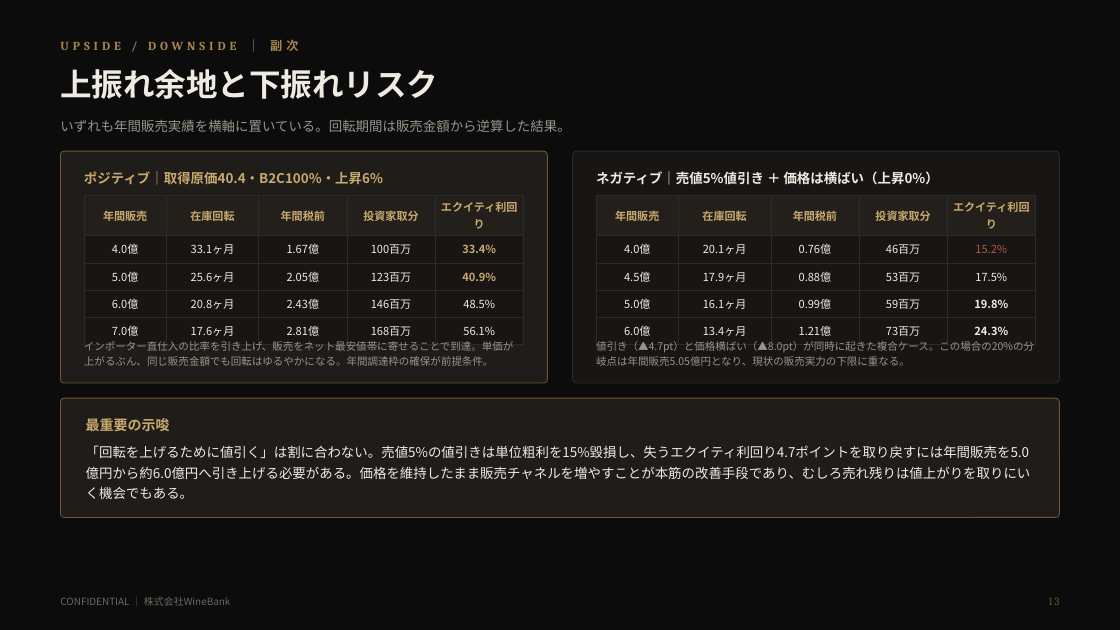
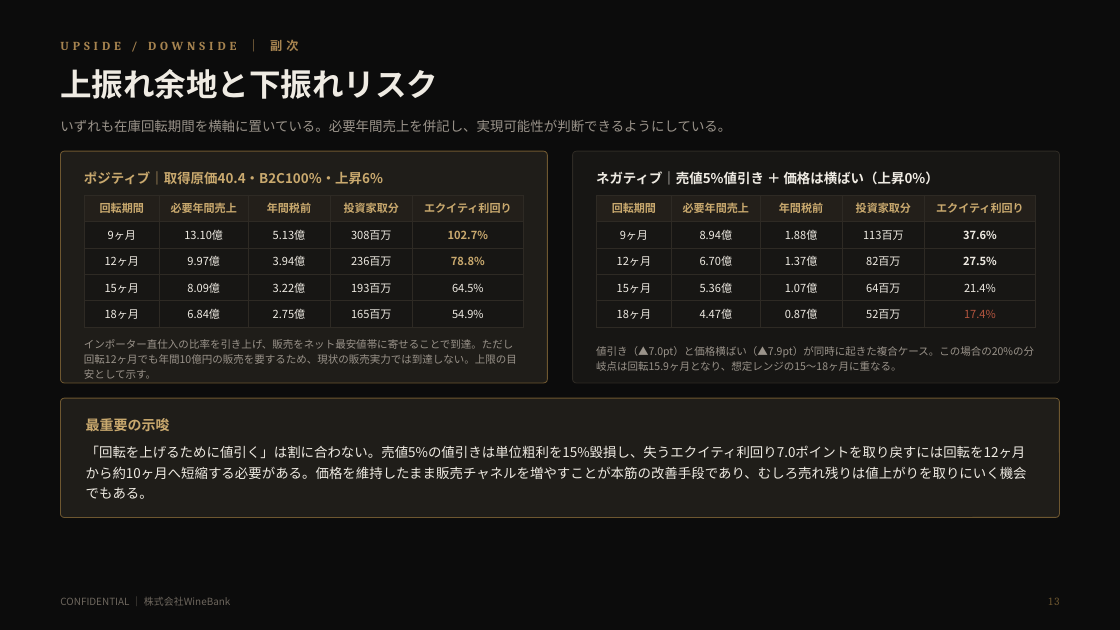
Before and after one commit to nakano-winebank/wine-auction, a slide deck: slide 14 of docs/wine-fund/WineBank_ワインファンドSPC組成提案_5億_20260811.pptx. Drawn at 1120x630 pixels with LibreOffice and Linux fonts; fonts in the diff are those of the drawing. Boxes give left, top, right and bottom in pixels: in the first picture for what was removed or moved away, otherwise in the second. Text is boxed around its words. In the diff, an @@ line names an element or a change of style, - is before the commit and + after.

```diff
--- a/docs/wine-fund/WineBank_ワインファンドSPC組成提案_5億_20260811.pptx
+++ b/docs/wine-fund/WineBank_ワインファンドSPC組成提案_5億_20260811.pptx
@@ text at (x1=60, y1=120, x2=731, y2=132): text changed @@
-いずれも年間販売実績を横軸に置いている。回転期間は販売金額から逆算した結果。
+いずれも在庫回転期間を横軸に置いている。必要年間売上を併記し、実現可能性が判断できるようにしている。
@@ table at (x1=84, y1=195, x2=523, y2=323) @@
-row 1, column 1: 年間販売
+row 1, column 1: 回転期間
-row 1, column 2: 在庫回転
+row 1, column 2: 必要年間売上
-row 2: 4.0億 | 33.1ヶ月 | 1.67億 | 100百万 | 33.4%
+row 2: 9ヶ月 | 13.10億 | 5.13億 | 308百万 | 102.7%
-row 3: 5.0億 | 25.6ヶ月 | 2.05億 | 123百万 | 40.9%
+row 3: 12ヶ月 | 9.97億 | 3.94億 | 236百万 | 78.8%
-row 4: 6.0億 | 20.8ヶ月 | 2.43億 | 146百万 | 48.5%
+row 4: 15ヶ月 | 8.09億 | 3.22億 | 193百万 | 64.5%
-row 5: 7.0億 | 17.6ヶ月 | 2.81億 | 168百万 | 56.1%
+row 5: 18ヶ月 | 6.84億 | 2.75億 | 165百万 | 54.9%
@@ table at (x1=597, y1=195, x2=1036, y2=323) @@
-row 1, column 1: 年間販売
+row 1, column 1: 回転期間
-row 1, column 2: 在庫回転
+row 1, column 2: 必要年間売上
-row 2: 4.0億 | 20.1ヶ月 | 0.76億 | 46百万 | 15.2%
+row 2: 9ヶ月 | 8.94億 | 1.88億 | 113百万 | 37.6%
-row 3: 4.5億 | 17.9ヶ月 | 0.88億 | 53百万 | 17.5%
+row 3: 12ヶ月 | 6.70億 | 1.37億 | 82百万 | 27.5%
-row 4: 5.0億 | 16.1ヶ月 | 0.99億 | 59百万 | 19.8%
+row 4: 15ヶ月 | 5.36億 | 1.07億 | 64百万 | 21.4%
-row 5: 6.0億 | 13.4ヶ月 | 1.21億 | 73百万 | 24.3%
+row 5: 18ヶ月 | 4.47億 | 0.87億 | 52百万 | 17.4%
@@ text at (x1=84, y1=339, x2=517, y2=379): text changed @@
-インポーター直仕入の比率を引き上げ、販売をネット最安値帯に寄せることで到達。単価が上がるぶん、同じ販売金額でも回転はゆるやかになる。年間調達枠の確保が前提条件。
+インポーター直仕入の比率を引き上げ、販売をネット最安値帯に寄せることで到達。ただし回転12ヶ月でも年間10億円の販売を要するため、現状の販売実力では到達しない。上限の目安として示す。
@@ text at (x1=596, y1=346, x2=1034, y2=371): text changed @@
-値引き（▲4.7pt）と価格横ばい（▲8.0pt）が同時に起きた複合ケース。この場合の20%の分岐点は年間販売5.05億円となり、現状の販売実力の下限に重なる。
+値引き（▲7.0pt）と価格横ばい（▲7.9pt）が同時に起きた複合ケース。この場合の20%の分岐点は回転15.9ヶ月となり、想定レンジの15〜18ヶ月に重なる。
@@ text at (x1=86, y1=445, x2=1027, y2=499): text changed @@
-「回転を上げるために値引く」は割に合わない。売値5%の値引きは単位粗利を15%毀損し、失うエクイティ利回り4.7ポイントを取り戻すには年間販売を5.0億円から約6.0億円へ引き上げる必要がある。価格を維持したまま販売チャネルを増やすことが本筋の改善手段であり、むしろ売れ残りは値上がりを取りにいく機会でもある。
+「回転を上げるために値引く」は割に合わない。売値5%の値引きは単位粗利を15%毀損し、失うエクイティ利回り7.0ポイントを取り戻すには回転を12ヶ月から約10ヶ月へ短縮する必要がある。価格を維持したまま販売チャネルを増やすことが本筋の改善手段であり、むしろ売れ残りは値上がりを取りにいく機会でもある。
```
Also in this commit, not shown: 11 other slides changed, 2 other files.
